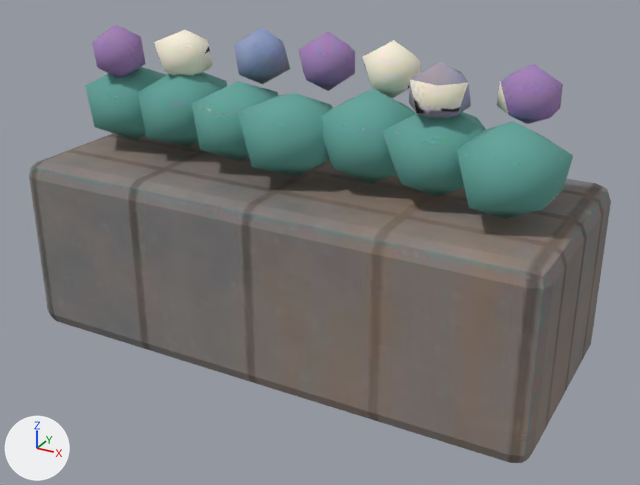
A saved change to the glTF model models/props/flowerbox.glb.
Before and after are seen from a 50 mm camera at (0.528, -0.932, 0.611) aimed at (0.023, -0.014, 0.151). Every picture has the same lights, and +X, +Y and +Z are marked at lower left. The picture after the commit comes second. Vertices at exactly the same position are counted once.

The first picture shows 'flowerbox'.
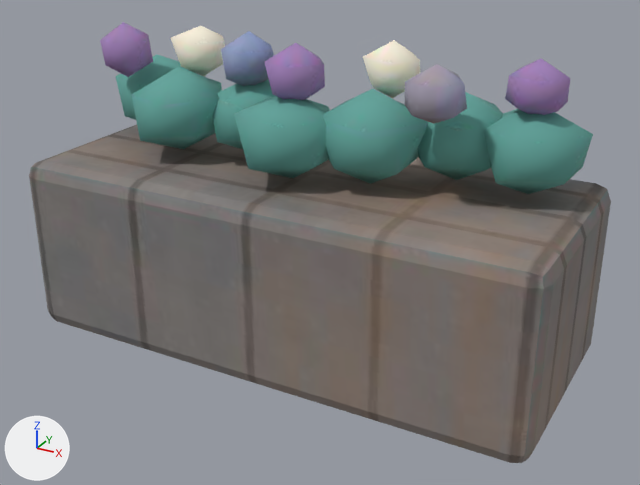
Changed parts and their boxes [x1, y1, x2, y2] in the pictures (640 x 485 px; the box of a moved part takes in the faces that stretch with it):
'flowerbox', reshaped: before [29, 24, 611, 463]; after [29, 22, 611, 463]
part 1 of me_box, moved or reshaped: before [85, 67, 166, 140]; after [116, 55, 197, 120]
part 2 of me_box, moved or reshaped: before [92, 24, 146, 78]; after [100, 22, 153, 77]
part 3 of me_box, moved or reshaped: before [138, 72, 227, 147]; after [132, 67, 222, 149]
part 4 of me_box, moved or reshaped: before [154, 30, 212, 76]; after [171, 26, 225, 76]
part 5 of me_box, moved or reshaped: before [191, 81, 278, 161]; after [212, 79, 277, 149]
part 6 of me_box, moved or reshaped: before [234, 28, 290, 84]; after [221, 31, 274, 86]
part 7 of me_box, moved or reshaped: before [238, 93, 333, 176]; after [234, 97, 330, 178]
part 8 of me_box, moved or reshaped: before [298, 32, 355, 91]; after [264, 43, 325, 100]
part 9 of me_box, moved or reshaped: before [383, 112, 486, 197]; after [418, 92, 503, 180]
part 10 of me_box, moved or reshaped: before [409, 62, 471, 119]; after [405, 64, 467, 124]
part 11 of me_box, moved or reshaped: before [457, 121, 573, 218]; after [484, 109, 593, 194]
part 12 of me_box, moved or reshaped: before [497, 64, 563, 124]; after [505, 59, 570, 115]
part 13 of me_box, surface changed: before [127, 43, 509, 115]; after [134, 41, 517, 173]

What changed in the scene script:
```text
Change me_box:
    where me_box.from_pydata(...)  # 224 vertices, 388 faces; spans x -0.35..0.35, y -0.15..0.15, z 0.0..0.408
    used by ob_flowerbox; location = (0.0, 0.0, 0.0)
    me_box part 1: the loose piece of 12 vertices spanning x -0.332..-0.208, y -0.072..0.046, z 0.245..0.353 is moved by (0.0, 0.061, 0.0)
    me_box part 2: the loose piece of 12 vertices spanning x -0.306..-0.234, y -0.068..0.002, z 0.334..0.407 is moved by (0.0, 0.016, 0.0)
    me_box part 3: the loose piece of 12 vertices spanning x -0.241..-0.116, y -0.073..0.055, z 0.248..0.359 is moved by (0.0, -0.013, 0.0)
    me_box part 4: the loose piece of 12 vertices spanning x -0.215..-0.144, y -0.038..0.029, z 0.336..0.403 is moved by (0.0, 0.035, 0.0)
    me_box part 5: the loose piece of 12 vertices spanning x -0.149..-0.03, y -0.081..0.04, z 0.245..0.35 is moved by (0.0, 0.037, 0.0)
    me_box part 6: the loose piece of 12 vertices spanning x -0.125..-0.055, y -0.001..0.069, z 0.334..0.408 is moved by (0.0, -0.029, 0.0)
    me_box part 7: the loose piece of 12 vertices spanning x -0.06..0.059, y -0.1..0.023, z 0.244..0.349 is moved by (0.0, -0.008, 0.0)
    me_box part 8: the loose piece of 12 vertices spanning x -0.036..0.038, y 0.013..0.084, z 0.333..0.408 is moved by (0.0, -0.08, 0.0)
    me_box part 9: the loose piece of 12 vertices spanning x 0.121..0.242, y -0.078..0.044, z 0.245..0.356 is moved by (0.0, 0.066, 0.0)
    me_box part 10: the loose piece of 12 vertices spanning x 0.144..0.212, y -0.063..0.007, z 0.337..0.403 is moved by (0.0, -0.012, 0.0)
    me_box part 11: the loose piece of 12 vertices spanning x 0.219..0.336, y -0.105..0.016, z 0.243..0.354 is moved by (0.0, 0.086, 0.0)
    me_box part 12: the loose piece of 12 vertices spanning x 0.233..0.304, y -0.025..0.045, z 0.337..0.404 is moved by (0.0, 0.031, 0.0)
    me_box part 13: texture (UV) coordinates of 27 of 388 faces, centred in x -0.238..0.28, y -0.057..0.065, z 0.293..0.376, changed; they spanned u 0.03..1.0, v 0.06..1.0 and now span u 0.06..1.0, v 0.06..1.0
```
